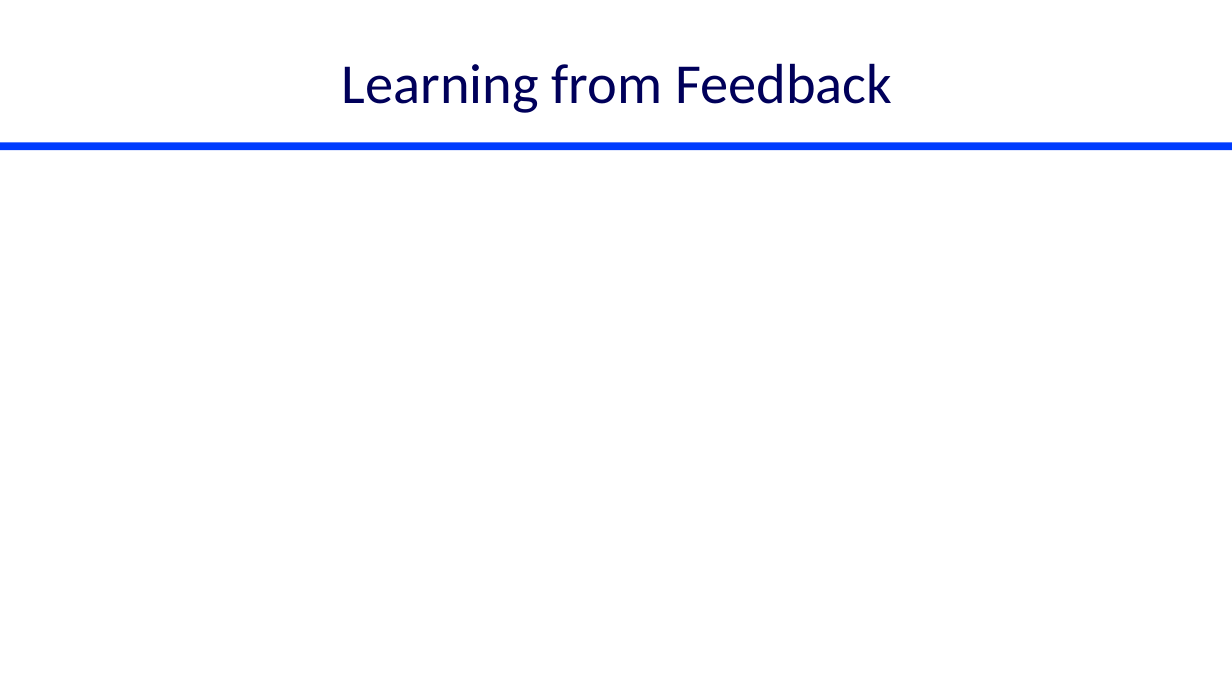
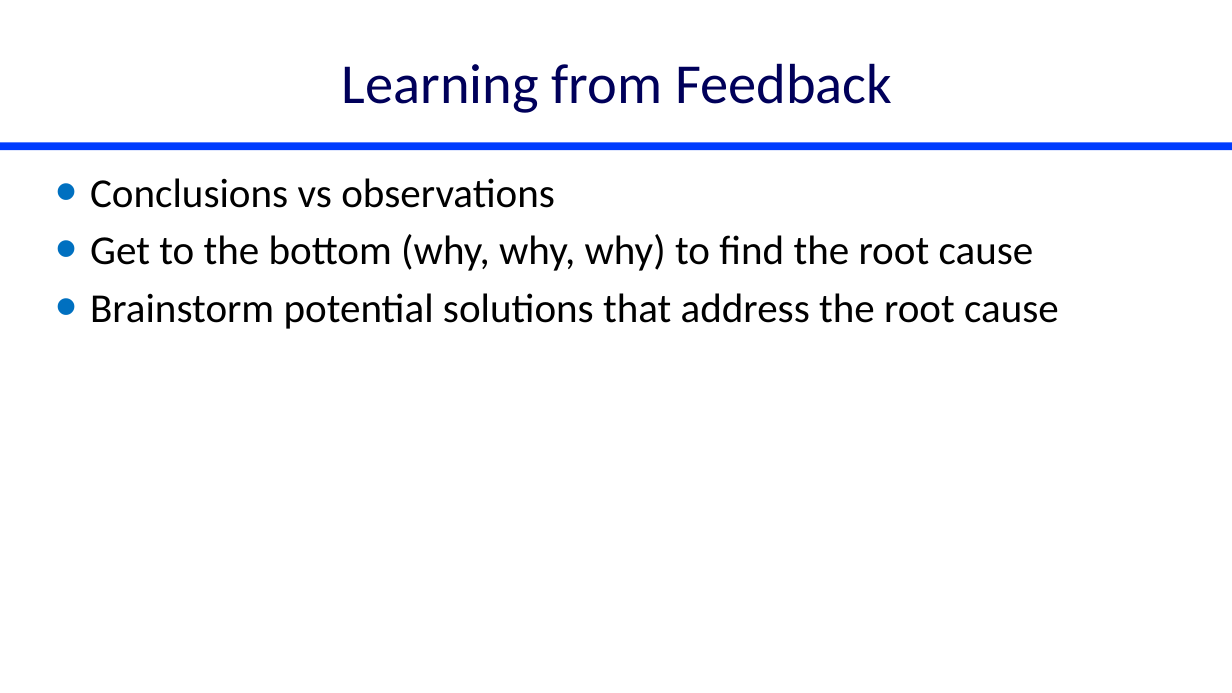
Before and after one commit to monroews/CEE4520Lectures, a slide deck: slide 1 of Discussions/Learning from Feedback.pptx. Drawn at 1232x693 pixels with LibreOffice and Linux fonts; fonts in the diff are those of the drawing. Boxes give left, top, right and bottom in pixels: in the first picture for what was removed or moved away, otherwise in the second. Text is boxed around its words. In the diff, an @@ line names an element or a change of style, - is before the commit and + after.

```diff
--- a/Discussions/Learning from Feedback.pptx
+++ b/Discussions/Learning from Feedback.pptx
@@ text added at bbox=[90, 178, 1059, 329], 32 pt, text #000000 @@
+• Conclusions vs observations
+• Get to the bottom (why, why, why) to find the root cause
+• Brainstorm potential solutions that address the root cause
```
Also in this commit, not shown: 8 slides added, 8 other files.
